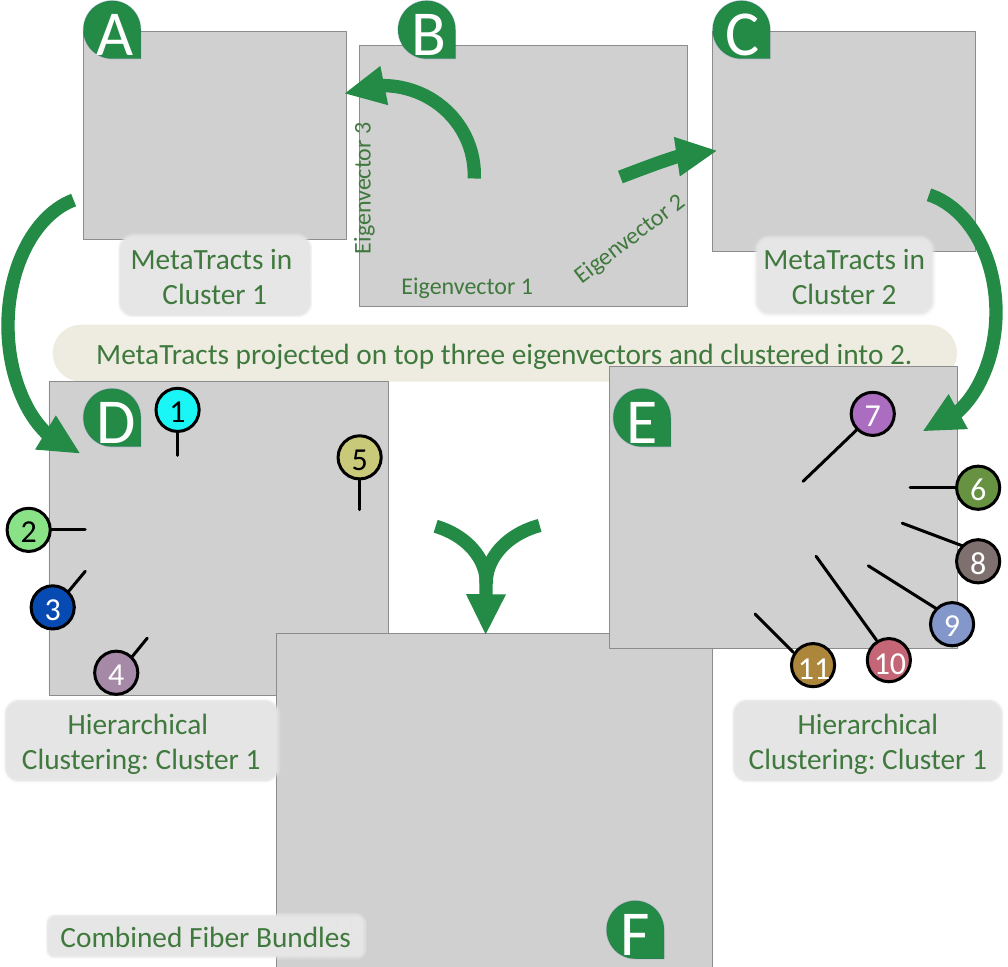
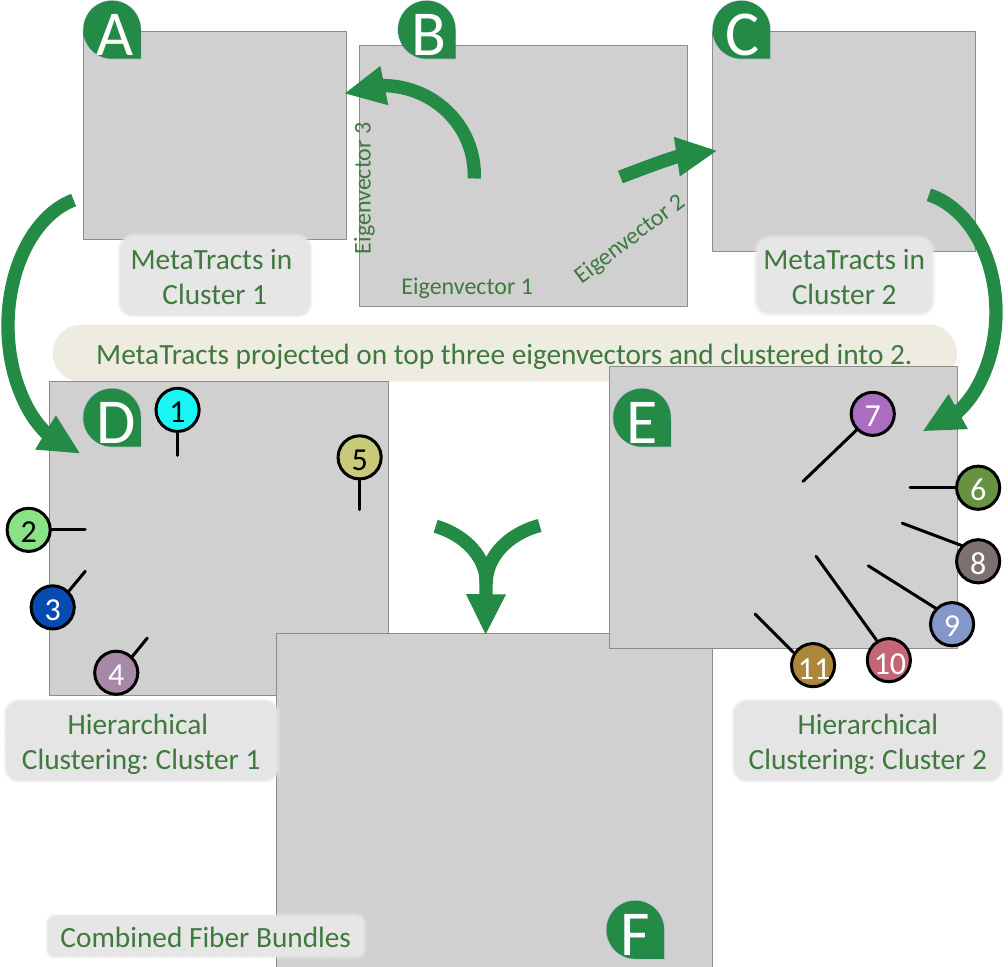
Before and after one commit to bhattaca/MetaTracts_pvis, a slide deck: slide 1 of figure6.pptx. Drawn at 1008x967 pixels with LibreOffice and Linux fonts; fonts in the diff are those of the drawing; grey boxes stand for pictures. Boxes give left, top, right and bottom in pixels: in the first picture for what was removed or moved away, otherwise in the second. Text is boxed around its words. In the diff, an @@ line names an element or a change of style, - is before the commit and + after.

Commit message:
Corrected figure 6

```diff
--- a/figure6.pptx
+++ b/figure6.pptx
@@ text in rounded rectangle at (749, 713, 987, 774): text changed @@
-Hierarchical Clustering: Cluster 1
+Hierarchical Clustering: Cluster 2
```
